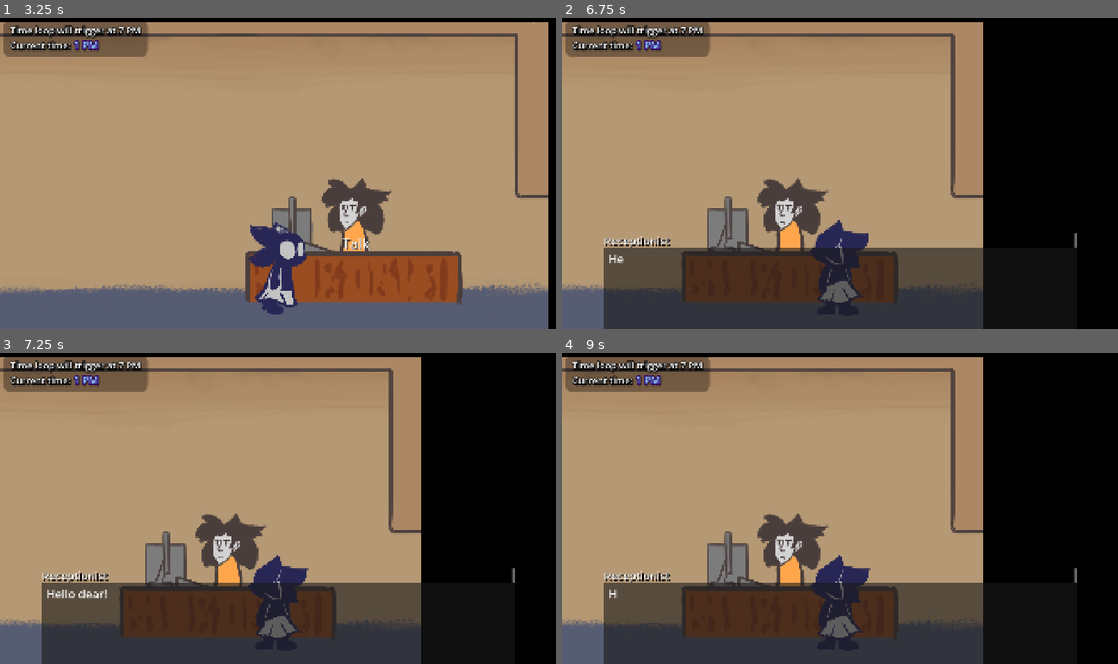
Above: before the commit, frames 1-4 (two rows, left to right).
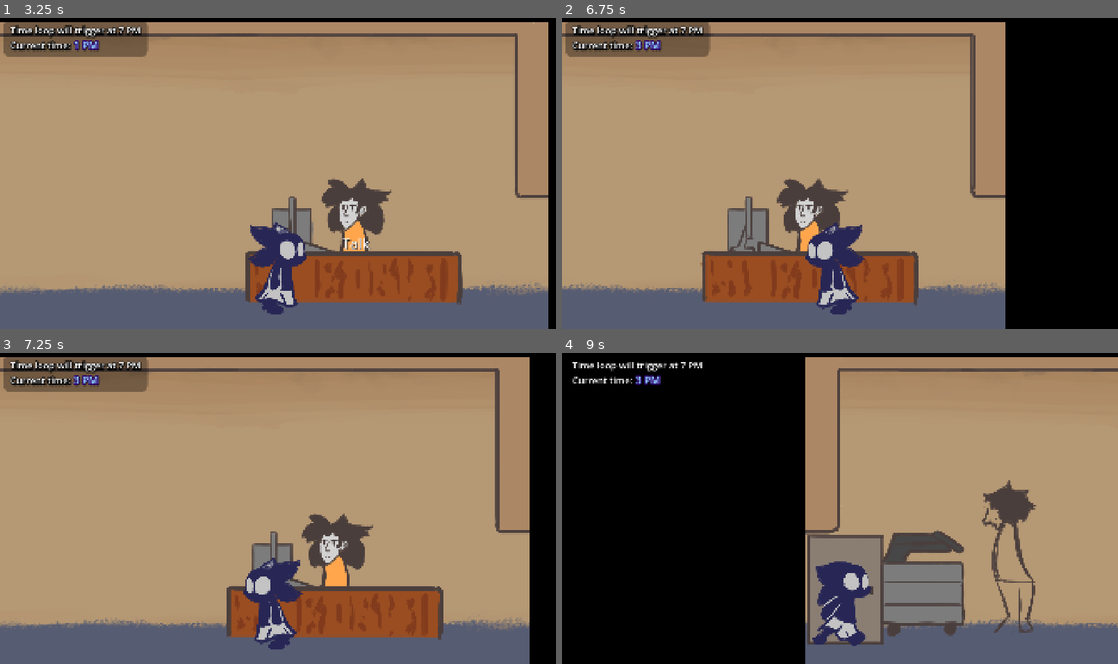
Above: after the commit, the same moments.

Repository: FlooferLand/timeloop-game
Game: Godot game, scene res://levels/the_building/the_building.tscn
Same seed, same stepped clock (60 frames per second), same inputs: the game is played once before the commit and once after it.
Inputs (mouse positions are in pixels of both pictures, inside the frame that each line leads up to):
- Up to frame 1 (3.25 s): tap Enter at 0.5 s; move the mouse to (400, 157) at 0.52 s; hold D (walk_right) 0.53-2.03 s; tap Space (advance_dialog) at 0.6, 1.55, 2.1, 3.05 s; click (400, 157) at 0.67 s; tap E (interact) at 0.8, 1.35, 2.3, 2.85 s; move the mouse to (166, 189) at 1.27 s; click (166, 189) at 1.42 s; move the mouse to (333, 105) at 2.02 s; hold A (walk_left) 2.03-2.78 s; click (333, 105) at 2.17 s; move the mouse to (250, 235) at 2.77 s; hold D (walk_right) from 2.78 s (still down); click (250, 235) at 2.92 s
- Up to frame 2 (6.75 s): move the mouse to (1006, 220) at 3.52 s; hold Shift (sprint) 3.53-4.28 s; click (1006, 220) at 3.67 s; tap E (interact) at 3.8, 5.1, 6.6 s; move the mouse to (673, 126) at 4.27 s; release D (walk_right) at 4.28 s; hold A (walk_left) 4.28-5.03 s; tap Space (advance_dialog) at 4.35, 5.85 s; click (673, 126) at 4.42 s; move the mouse to (867, 173) at 5.02 s; hold D (walk_right) 5.03-5.78 s; click (867, 173) at 5.17 s; move the mouse to (756, 95) at 5.77 s; hold A (walk_left) from 5.78 s (still down); click (756, 95) at 5.92 s; move the mouse to (962, 157) at 6.52 s; click (962, 157) at 6.67 s
- Up to frame 3 (7.25 s): keep holding A (walk_left)
- Up to frame 4 (9 s): move the mouse to (840, 573) at 7.27 s; release A (walk_left) at 7.28 s; hold D (walk_right) from 7.28 s (still down); tap Shift (sprint) at 7.35 s; click (840, 573) at 7.42 s; tap Space (advance_dialog) at 7.55, 8.1 s; move the mouse to (840, 623) at 8.02 s; click (840, 623) at 8.17 s; tap E (interact) at 8.3, 8.85 s; click (840, 623) at 8.92 s

Frame 1 is identical in both runs. In frame 2, 26% of the frame differs, in the area x 0-93%, y 1-100%; in frame 3, 43%; in frame 4, 79%, in the area x 0-100%, y 1-100%.
Error after the commit: Parse Error: Could not find type "DialogEventAction" in the current scope. (res://autoload/dialog_manager/dialog_box.gd:70)

Commit message:
Fix a bunch of things and add in the manager

Diff:
--- /dev/null
+++ b/assets/resources/characters/manager.tres
@@ -0,0 +1,11 @@
+[gd_resource type="Resource" script_class="CharacterData" load_steps=3 format=3 uid="uid://cyv71gs3b0jwd"]
+
+[ext_resource type="Script" uid="uid://cno0sr4oj821j" path="res://scripts/resources/character_data.gd" id="1_7nx6i"]
+[ext_resource type="AudioStream" uid="uid://2xokmnwbh1y" path="res://assets/sfx/char_blips/manager.wav" id="2_6mjha"]
+
+[resource]
+script = ExtResource("1_7nx6i")
+name = "The Manager"
+sound = ExtResource("2_6mjha")
+pitch_variety = 0.5
+metadata/_custom_type_script = "uid://cno0sr4oj821j"
--- /dev/null
+++ b/assets/resources/dialog/manager/wut.tres
@@ -0,0 +1,19 @@
+[gd_resource type="Resource" script_class="DialogData" load_steps=7 format=3 uid="uid://diucvgxnrjcoa"]
+
+[ext_resource type="Script" uid="uid://cy1tkhpqsq3rh" path="res://components/dialog/resources/entries/base/dialog_entry.gd" id="1_57acp"]
+[ext_resource type="Script" uid="uid://bljc8yqis8nnu" path="res://components/dialog/resources/dialog_data.gd" id="2_clcjc"]
+[ext_resource type="Script" uid="uid://b58bcr2p3lcds" path="res://components/dialog/resources/actions/base/dialog_action.gd" id="2_rwlug"]
+[ext_resource type="Resource" uid="uid://cyv71gs3b0jwd" path="res://assets/resources/characters/manager.tres" id="3_f33i1"]
+[ext_resource type="Script" uid="uid://dusduojuy6ico" path="res://components/dialog/resources/entries/dialog_text_entry.gd" id="4_7xd02"]
+
+[sub_resource type="Resource" id="Resource_jktdp"]
+script = ExtResource("4_7xd02")
+text = "What are you looking at me for? Shoo"
+character = ExtResource("3_f33i1")
+additional = Array[ExtResource("2_rwlug")]([])
+metadata/_custom_type_script = "uid://dusduojuy6ico"
+
+[resource]
+script = ExtResource("2_clcjc")
+entries = Array[ExtResource("1_57acp")]([SubResource("Resource_jktdp")])
+metadata/_custom_type_script = "uid://bljc8yqis8nnu"
--- /dev/null
+++ b/assets/textures/npcs/manager.tres
@@ -0,0 +1,58 @@
+[gd_resource type="SpriteFrames" load_steps=8 format=3 uid="uid://bdms1r5t6j7dy"]
+
+[ext_resource type="Texture2D" uid="uid://cyaordbdyngl3" path="res://assets/textures/npcs/textures/manager.png" id="1_txw7d"]
+
+[sub_resource type="AtlasTexture" id="AtlasTexture_jvqjb"]
+atlas = ExtResource("1_txw7d")
+region = Rect2(0, 0, 435, 544)
+
+[sub_resource type="AtlasTexture" id="AtlasTexture_r43i2"]
+atlas = ExtResource("1_txw7d")
+region = Rect2(435, 0, 435, 544)
+
+[sub_resource type="AtlasTexture" id="AtlasTexture_eaqmv"]
+atlas = ExtResource("1_txw7d")
+region = Rect2(870, 0, 435, 544)
+
+[sub_resource type="AtlasTexture" id="AtlasTexture_lsxj8"]
+atlas = ExtResource("1_txw7d")
+region = Rect2(1305, 0, 435, 544)
+
+[sub_resource type="AtlasTexture" id="AtlasTexture_yy6qy"]
+atlas = ExtResource("1_txw7d")
+region = Rect2(1740, 0, 435, 544)
+
+[sub_resource type="AtlasTexture" id="AtlasTexture_p37ga"]
+atlas = ExtResource("1_txw7d")
+region = Rect2(2175, 0, 435, 544)
+
+[resource]
+animations = [{
+"frames": [{
+"duration": 1.0,
+"texture": SubResource("AtlasTexture_jvqjb")
+}, {
+"duration": 1.0,
+"texture": SubResource("AtlasTexture_r43i2")
+}, {
+"duration": 1.0,
+"texture": SubResource("AtlasTexture_eaqmv")
+}, {
+"duration": 1.0,
+"texture": SubResource("AtlasTexture_lsxj8")
+}],
+"loop": true,
+"name": &"idle",
+"speed": 5.0
+}, {
+"frames": [{
+"duration": 1.0,
+"texture": SubResource("AtlasTexture_yy6qy")
+}, {
+"duration": 1.0,
+"texture": SubResource("AtlasTexture_p37ga")
+}],
+"loop": true,
+"name": &"walk",
+"speed": 5.0
+}]
--- a/autoload/dialog_manager/dialog_box.gd
+++ b/autoload/dialog_manager/dialog_box.gd
@@ -50,9 +50,11 @@
 	assert(current != null, "current was null")
 
 	# Setting a character if there is one
+	var character: CharacterData = null
 	if current is DialogEntryWithCharacter:
 		var entry := current as DialogEntryWithCharacter
 		char_name_label.set_character(entry.character)
+		character = entry.character
 	else:
 		char_name_label.clear_character()
 
@@ -65,11 +67,15 @@
 		elif additional is DialogChangeAnimationAction:
 			var action := additional as DialogChangeAnimationAction
 			manager.action_change_animation.emit(action.anim_name)
+		elif additional is DialogEventAction:
+			var action := additional as DialogEventAction
+			manager.action_event.emit(action.event_name)
 
 	# Looking at all the dialog content types
+	var pitch_variety = 1.0 if character == null else character.pitch_variety
 	if current is DialogTextEntry:
 		var entry := current as DialogTextEntry
-		content_label.type(entry.text, entry.character.sound)
+		content_label.type(entry.text, entry.character.sound, pitch_variety)
 	elif current is DialogCharacterActsEntry:
 		var entry := current as DialogCharacterActsEntry
 		content_label.set_fast("[i][color=gray]%s[/color][/i]" % entry.text)
@@ -93,7 +99,7 @@
 	var entry := DialogTextEntry.new()
 	entry.text = collection.texts[inner_index]
 	entry.character = collection.character
-	content_label.type(entry.text, entry.character.sound)
+	content_label.type(entry.text, entry.character.sound, entry.character.pitch_variety)
 
 	# Advancing
 	if inner_index + 1 <= collection.texts.size():
--- a/autoload/dialog_manager/dialog_label.gd
+++ b/autoload/dialog_manager/dialog_label.gd
@@ -44,7 +44,7 @@
 	)
 
 ## A char_sound of null usually means the character is not speaking (acting, etc)
-func type(what: String, char_sound: AudioStream = null) -> void:
+func type(what: String, char_sound: AudioStream = null, pitch_variety := 1.0) -> void:
 	cusses_in_text.clear()
 	visible_characters = 0
 	text = what
@@ -69,7 +69,7 @@
 		if visible_characters == 0:
 			dialog_manager.update_speaking.emit(true)
 		var stream := AudioStreamRandomizer.new()
-		stream.random_pitch = 1.2
+		stream.random_pitch = 1.0 + (0.15 * pitch_variety)
 		stream.add_stream(0, char_sound)
 		char_audio_player.stream = stream
 	else:
--- a/autoload/dialog_manager/dialog_manager.gd
+++ b/autoload/dialog_manager/dialog_manager.gd
@@ -1,9 +1,12 @@
 ## Acts as an interface for DialogBox
 class_name DialogManagerType extends CanvasLayer
 
+# NOTE: These signals should not be listened to from globally
+
 signal dialog_closed  ## Called when the dialog is closed
+signal update_speaking(speaking: bool)  ## Called when speech dialog is started or stopped
 signal action_change_animation(anim_name: String)  ## Called by the change animation action
-signal update_speaking(speaking: bool)  ## Called when speech dialog is started or stopped
+signal action_event(event_name: String)  ## Called by the event action
 
 @export var dialog_box: DialogBox
 
--- a/autoload/time_loop_manager/time_loop_manager.gd
+++ b/autoload/time_loop_manager/time_loop_manager.gd
@@ -4,7 +4,7 @@
 signal reset()
 signal time_advanced(new_hour: int)
 
-const MAX_TIME := 60  ## Real world seconds
+const MAX_TIME := 20  ## Real world seconds
 const START_PM := 1
 const END_PM := 7
 
--- /dev/null
+++ b/entities/npcs/the_manager/the_manager.tscn
@@ -0,0 +1,20 @@
+[gd_scene load_steps=6 format=3 uid="uid://scrjmwipapoq"]
+
+[ext_resource type="SpriteFrames" uid="uid://bdms1r5t6j7dy" path="res://assets/textures/npcs/manager.tres" id="1_6mplh"]
+[ext_resource type="PackedScene" uid="uid://cs55pod1i0345" path="res://components/npc/person_dialog/PersonDialogComponent.tscn" id="2_rvytt"]
+[ext_resource type="PackedScene" uid="uid://dn1c1mniy4ja3" path="res://components/interact/interact_component.tscn" id="3_sfnjn"]
+[ext_resource type="PackedScene" uid="uid://dixvuy0ma0nk6" path="res://components/dialog/DialogComponent.tscn" id="4_68oo1"]
+[ext_resource type="Resource" uid="uid://diucvgxnrjcoa" path="res://assets/resources/dialog/manager/wut.tres" id="5_sfnjn"]
+
+[node name="TheManager" type="Node2D"]
+
+[node name="Sprite" type="AnimatedSprite2D" parent="."]
+sprite_frames = ExtResource("1_6mplh")
+animation = &"idle"
+
+[node name="PersonDialogComponent" parent="." instance=ExtResource("2_rvytt")]
+
+[node name="InteractComponent" parent="PersonDialogComponent" instance=ExtResource("3_sfnjn")]
+
+[node name="DialogComponent" parent="PersonDialogComponent" instance=ExtResource("4_68oo1")]
+dialog_data = ExtResource("5_sfnjn")
--- a/levels/the_building/room_manager.gd
+++ b/levels/the_building/room_manager.gd
@@ -1,6 +1,4 @@
 class_name RoomManager extends Node2D
-
-const RoomManagerScene := preload("uid://byw5ec70c2cga")
 
 ## Triggered when the room is done changing
 signal room_changed(old: Room, new: Room)
@@ -52,18 +50,3 @@
 		trans_new.kill()
 		trans_new = null
 	)
-
-## Time loop thingy!!
-func time_loop_reset() -> void:
-	# Cleanup
-	for child in get_children():
-		child.queue_free()
-	await get_tree().process_frame
-
-	# Adding the new stuffs
-	var virtual := RoomManagerScene.instantiate()
-	default.active = true
-	for item in virtual.get_children():
-		virtual.remove_child(item)
-		add_child(item)
-	virtual.queue_free()
Not shown, added: assets/sfx/char_blips/manager.wav.import
Not shown, added: assets/sfx/char_blips/manager.wav
